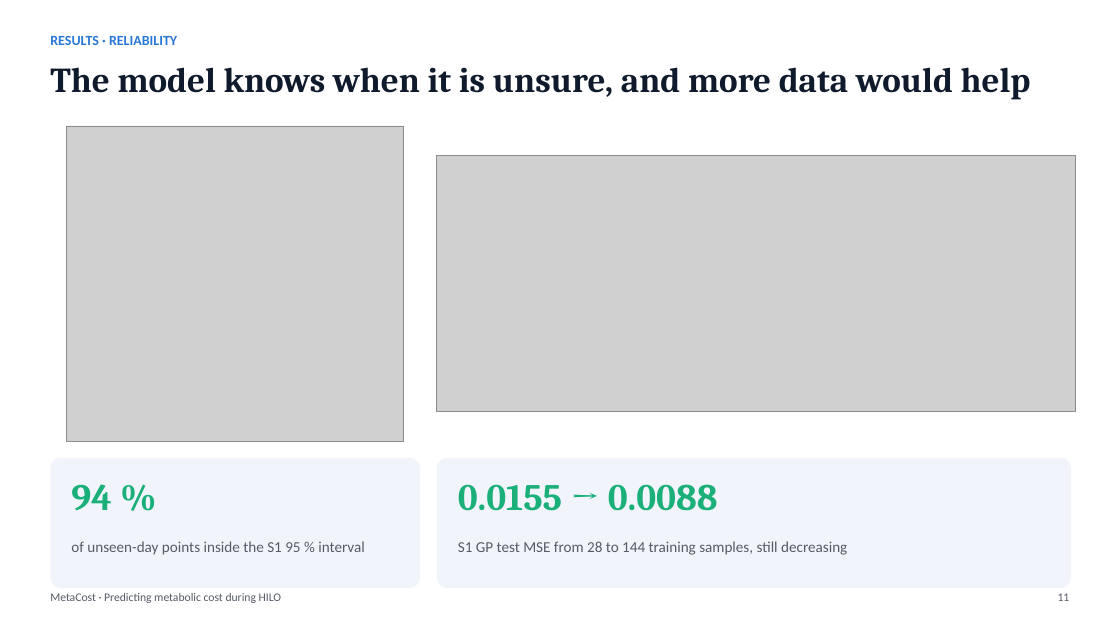
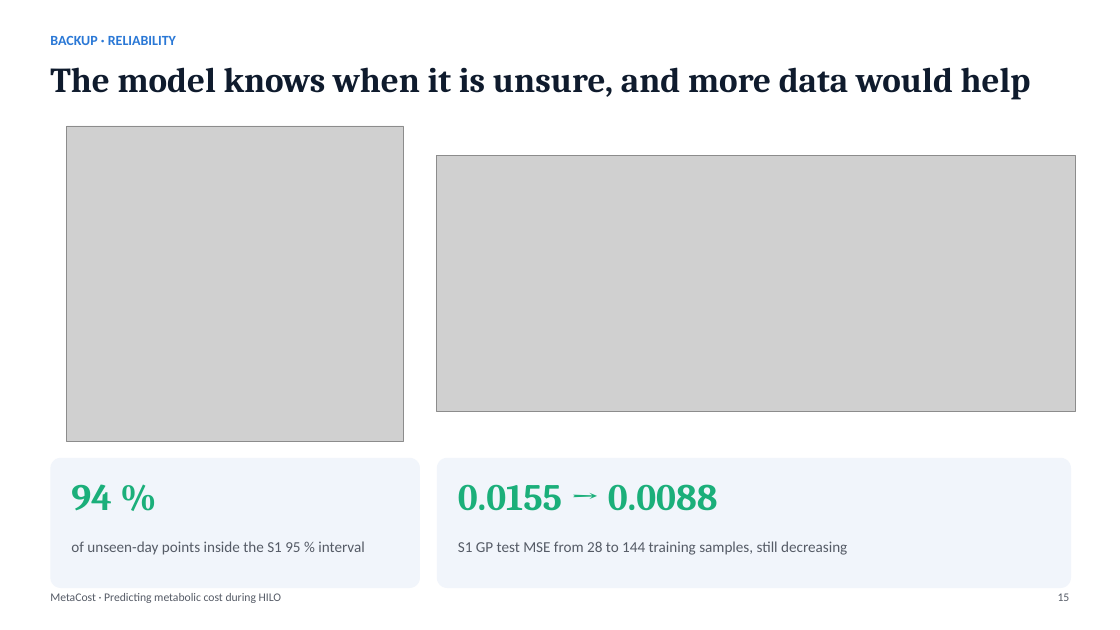
Before and after one commit to Mukilskanda/Predicting-Metabolic-Cost-During-Human-in-the-Loop-Optimisation, a slide deck: slide 15 of docs/MetaCost_Presentation.pptx (slide 11 before the commit). Drawn at 1120x630 pixels with LibreOffice and Linux fonts; fonts in the diff are those of the drawing; grey boxes stand for pictures. Boxes give left, top, right and bottom in pixels: in the first picture for what was removed or moved away, otherwise in the second. Text is boxed around its words. In the diff, an @@ line names an element or a change of style, - is before the commit and + after.

```diff
--- a/docs/MetaCost_Presentation.pptx
+++ b/docs/MetaCost_Presentation.pptx
@@ text at (50,36,176,45): text changed @@
-RESULTS · RELIABILITY
+BACKUP · RELIABILITY
@@ text at (1058,593,1070,601): text changed @@
-11
+15
```
Also in this commit, not shown: 8 other slides changed, 7 other files.
